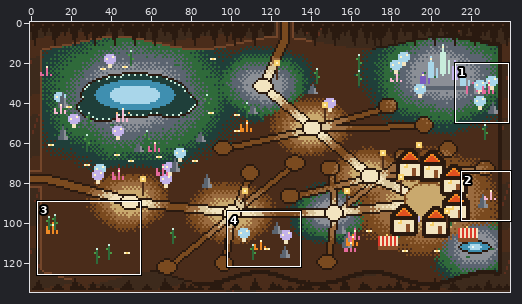
File history of a pixel-art file, opus-test-run/aseprite/map-OC-fit.aseprite. Above, an overview of the earlier version with the close-up marked.
Close-up. As it was:
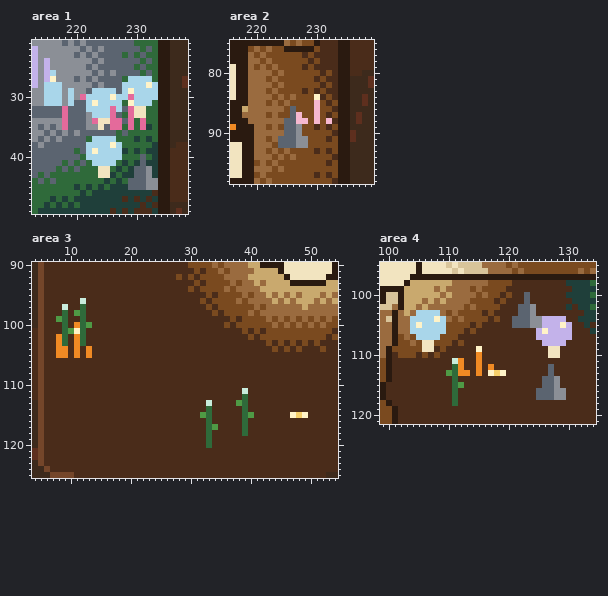
240x135 pixels, 1 frame. Shown: area 1: x 213..238, y 21..49; area 2: x 216..239, y 75..98; area 3: x 4..54, y 90..125; area 4: x 99..134, y 95..121. The commit also changed other parts of the picture, which this record leaves out.
And afterwards:
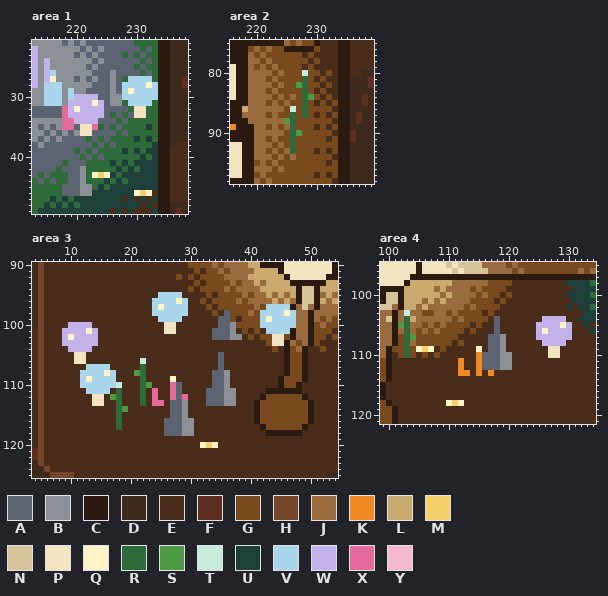
Palette (. is transparent): A #5b6470  B #8b8f96  C #2a1a10  D #3d2a1c  E #4a2c1a  F #5e2f1e  G #7a4a1f  H #74462a  J #9a6b3f  K #f08a24  L #c9a96e  M #f5cf6a  N #d8c49a  P #f2e4c0  Q #fff3c8  R #2f6a3a  S #4f9a45  T #c8ecdc  U #1f3f3a  V #a9d6ea  W #c3b2ea  X #e46a9b  Y #f6b8cf
The exact change:
Changed rows in their new state; - is an unchanged pixel.
Area 1, layer "objects":
first column x 218:
26 ------A---------
27 --------B-------
28 ------A-B-------
29 -----AAAB-------
30 --WWWWAABB-V----
31 -WWWW-WABB-V----
32 -WQWWWWAAA-R----
33 -WWWWWWAR--A----
34 -XWWWWAAAR-R-R--
35 -X-PPXR-RA-R-R--
36 ---PP-----------
37 -----ARAR-------
38 ----ARARAR------
39 ----RARRRR------
40 ----ARARRR---U--
41 --A--RRRU----U--
42 -A-B--RR----RUU-
43 -AAB-QMQ----UUU-
44 -AAB-------UUUUU
45 AAABB------UUUUU
46 AAABB-------QMQ-
Area 2, layer "objects":
first column x 224:
80 ----T----
81 ----R----
82 ---SR----
83 ----R----
84 ----RSG--
85 ----R-E--
86 --T-R-G--
87 --RGR-E--
88 -SRGG-G-G
89 -JRG-----
90 -GRS-----
91 GGRGG----
92 JGRGG----
93 --R------
Area 3, layer "objects":
first column x 8:
 94 ----------------------------------------CNNC
 95 -----------------VVVV-------------------CNNC
 96 ----E-----------VVVVQV------------------CNNC
 97 -E--E-----------VQVVVV-------------VVVVC-N-C
 98 -E-EE-----------VVVVVV------A-----VVVVQV--C-
 99 EE--E------------VVVV------AA-----VQVVVVJ-C-
100 -EWWWW------------PP-------AAB----VVVVVV-JC-
101 -WWWWQW-----------PP------AAAB-----VVVVCJJC-
102 EWQWWWW-------------------AAABB-----PP-CJJC-
103 EWWWWWW-----------------------------PPCJGJC-
104 EEWWWW--------------------------------CGJC--
105 EE-PPE---------------------A----------CGGC--
106 ---PP---------T------------A----------CGGC--
107 -----VVVV-----R------------A----------CGGC--
108 ----VVVVQV---SR-----------AAB---------CGGC--
109 ----VQVVVV----R----Q------AAB--------CGGGC--
110 ----VVVVVVT---RS---XA-----AAB--------CGGC---
111 -----VVVV-R---R-X--XA----AAABB-E---CCCCCC---
112 ------PP-SR---R-X--XAX---AAABB-E--CGGGGGGC--
113 ------PP--R---R-XX-AAB---AAABBEE-CGGGGGGGGC-
114 ----------RS-------AAB---E-----E-CGGGGGGGGC-
115 ----------R--------AAB--EE-----EECGGGGGGGGC-
116 ----------R-------AAABB--E-----E-CGGGGGGGGC-
117 ----------R-------AAABB--EE----E--CGGGGGGC--
118 ------------------AAABB--E-----E---CCCCCC---
119 -------------------------E------------------
120 ------------------------QMQ-----------------
Area 4, layer "objects":
first column x 102:
100 ---------------------E------
101 ---------------------E------
102 --------------------EEE-----
103 -T-JGGJ-------------EEE-----
104 -RLJJJJJ--------A--EEEEE----
105 SRJJGJGJ--------A--EEEEW----
106 -RJGJGJG--------A-----------
107 -RSGGGG--------AAB----------
108 -R--GG---------AAB----------
109 -R-QMQ---------AAB----------
110 -R------------AAABB---------
111 ---------E----AAABB---------
112 ---------E----AAABB------E--
113 --------EE-----KEE-------E--
114 ---------E--------------EEE-
115 ---------EE-------------EEE-
116 ---------E-------------EEEEE
117 ---------E-------------EEEEE
118 --------QMQ-----------------
